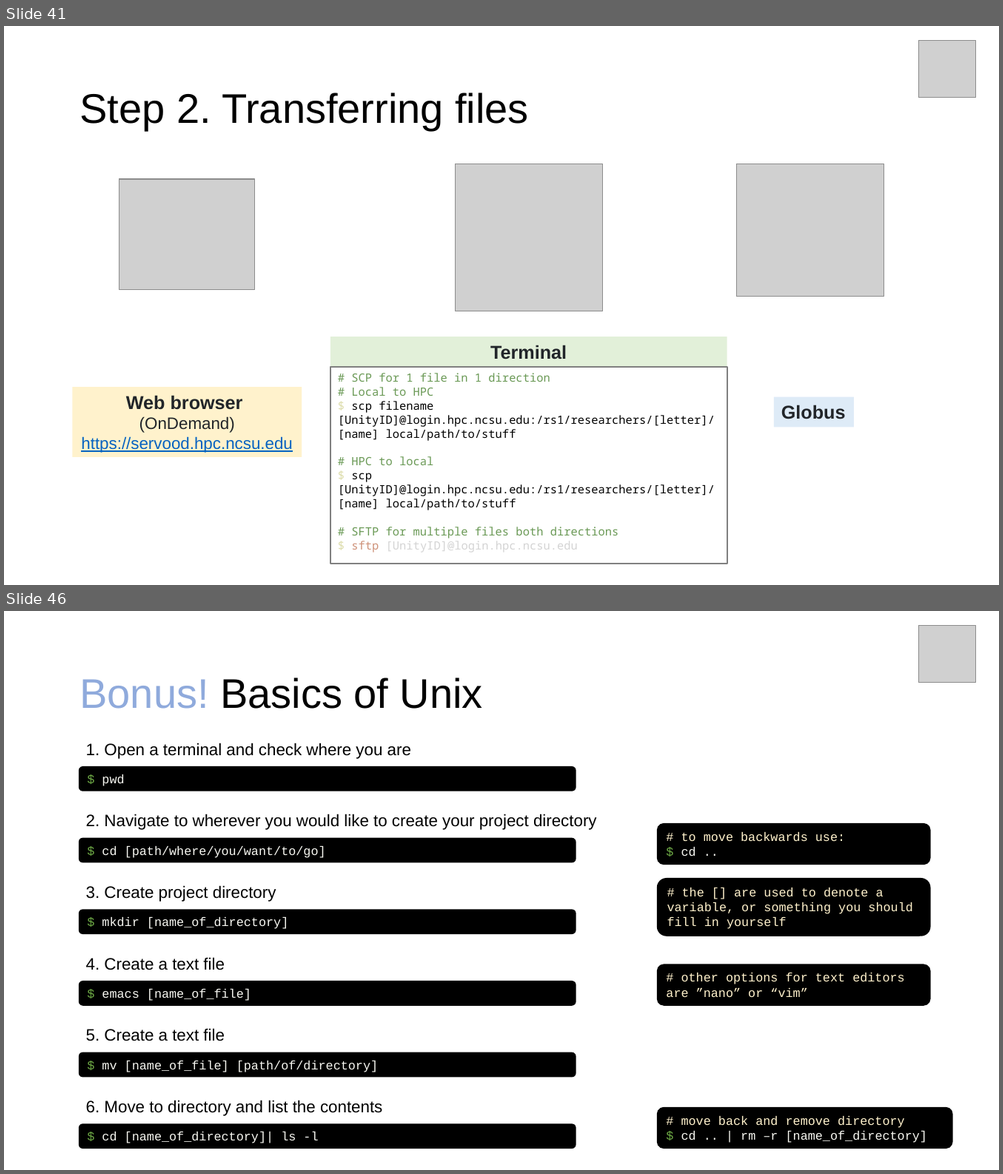
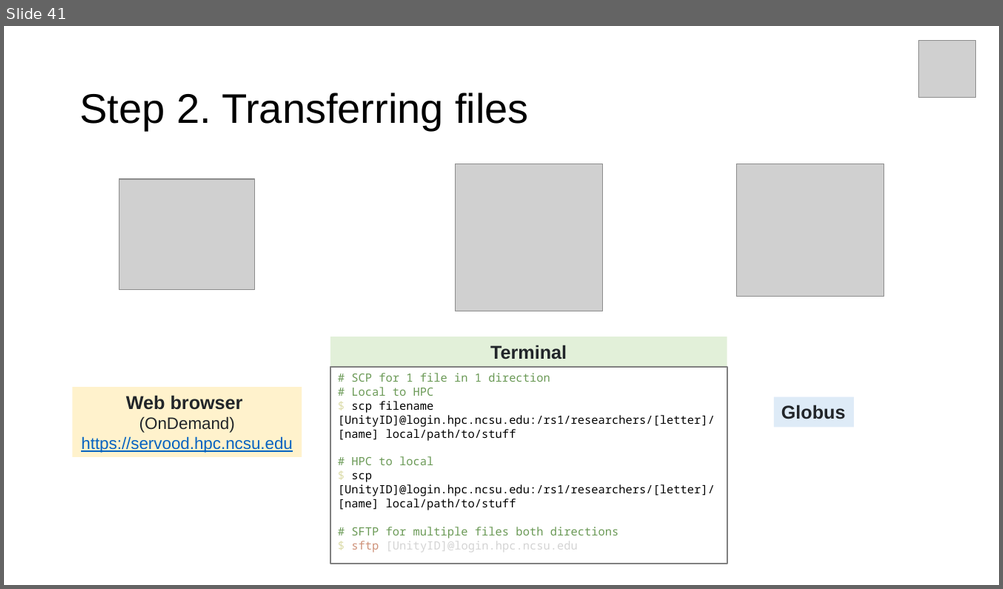
Before and after one commit to hurwitzlab/brc_hazel_training, a slide deck: slides/brc_hazel_0001.pptx. Shown one above the other, each under a label of ours: slides 41 and 46 before the commit, slide 41 after it; the slides between them are not shown. The pictures are 1003x1174 and 1003x589 pixels, drawn with LibreOffice and Linux fonts; fonts in the diff are those of the drawing; grey boxes stand for pictures. Boxes give left, top, right and bottom in pixels: in the first picture for what was removed or moved away, otherwise in the second. Text is boxed around its words. In the diff, an @@ line names an element or a change of style, - is before the commit and + after.

```diff
--- a/slides/brc_hazel_0001.pptx
+++ b/slides/brc_hazel_0001.pptx
@@ slide 46 removed at [4, 611, 999, 1170], background #FFFFFF @@
@@ picture removed at [919, 625, 976, 682] @@
@@ title removed at [79, 678, 483, 709] @@
-Bonus! Basics of Unix
@@ text removed at [86, 743, 411, 759] @@
-1. Open a terminal and check where you are
@@ rounded rectangle removed at [79, 766, 576, 792] @@
-$ pwd
@@ text removed at [86, 814, 597, 830] @@
-2. Navigate to wherever you would like to create your project directory
@@ rounded rectangle removed at [657, 823, 930, 866] @@
-# to move backwards use:
-$ cd ..
@@ rounded rectangle removed at [79, 838, 576, 863] @@
-$ cd [path/where/you/want/to/go]
@@ text removed at [86, 886, 276, 902] @@
-3. Create project directory
@@ rounded rectangle removed at [657, 878, 930, 937] @@
-# the [] are used to denote a variable, or something you should fill in yourself
@@ rounded rectangle removed at [79, 909, 576, 935] @@
-$ mkdir [name_of_directory]
@@ text removed at [86, 957, 225, 971] @@
-4. Create a text file
@@ rounded rectangle removed at [657, 965, 930, 1006] @@
-# other options for text editors are ”nano” or “vim”
@@ rounded rectangle removed at [79, 981, 576, 1006] @@
-$ emacs [name_of_file]
@@ text removed at [86, 1028, 225, 1042] @@
-5. Create a text file
@@ rounded rectangle removed at [79, 1053, 576, 1078] @@
-$ mv [name_of_file] [path/of/directory]
@@ text removed at [86, 1100, 382, 1116] @@
-6. Move to directory and list the contents
@@ rounded rectangle removed at [657, 1107, 953, 1149] @@
-# move back and remove directory
-$ cd .. | rm –r [name_of_directory]
@@ rounded rectangle removed at [79, 1125, 576, 1150] @@
-$ cd [name_of_directory]| ls -l
```
Also in this commit, not shown: 7 slides changed, 2 slides added, 7 other slides removed, 14 other files.
